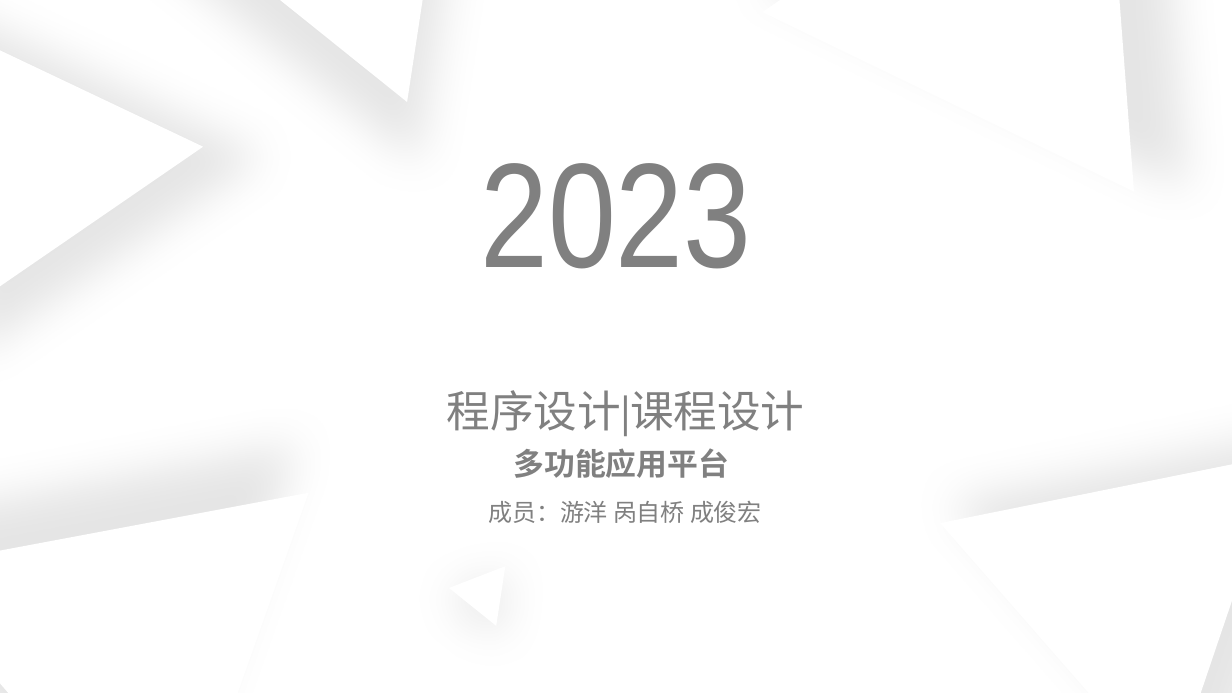
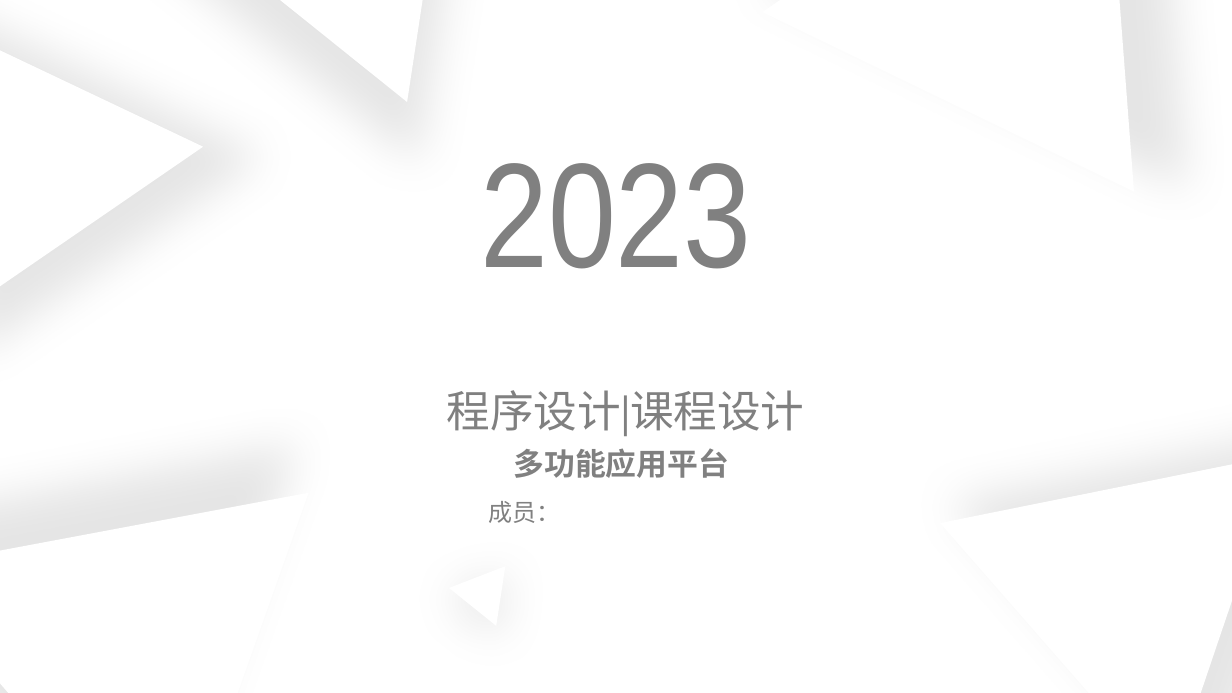
Before and after one commit to Dusongg/program_lobby, a slide deck: slide 1 of 程序设计ppt.pptx. Drawn at 1232x693 pixels with LibreOffice and Linux fonts; fonts in the diff are those of the drawing; background and template pictures are left out. Boxes give left, top, right and bottom in pixels: in the first picture for what was removed or moved away, otherwise in the second. Text is boxed around its words. In the diff, an @@ line names an element or a change of style, - is before the commit and + after.

```diff
--- a/程序设计ppt.pptx
+++ b/程序设计ppt.pptx
@@ text at (488, 501, 560, 523): text changed @@
-成员：游洋 呙自桥 成俊宏
+成员：
```
Also in this commit, not shown: 3 other files.
